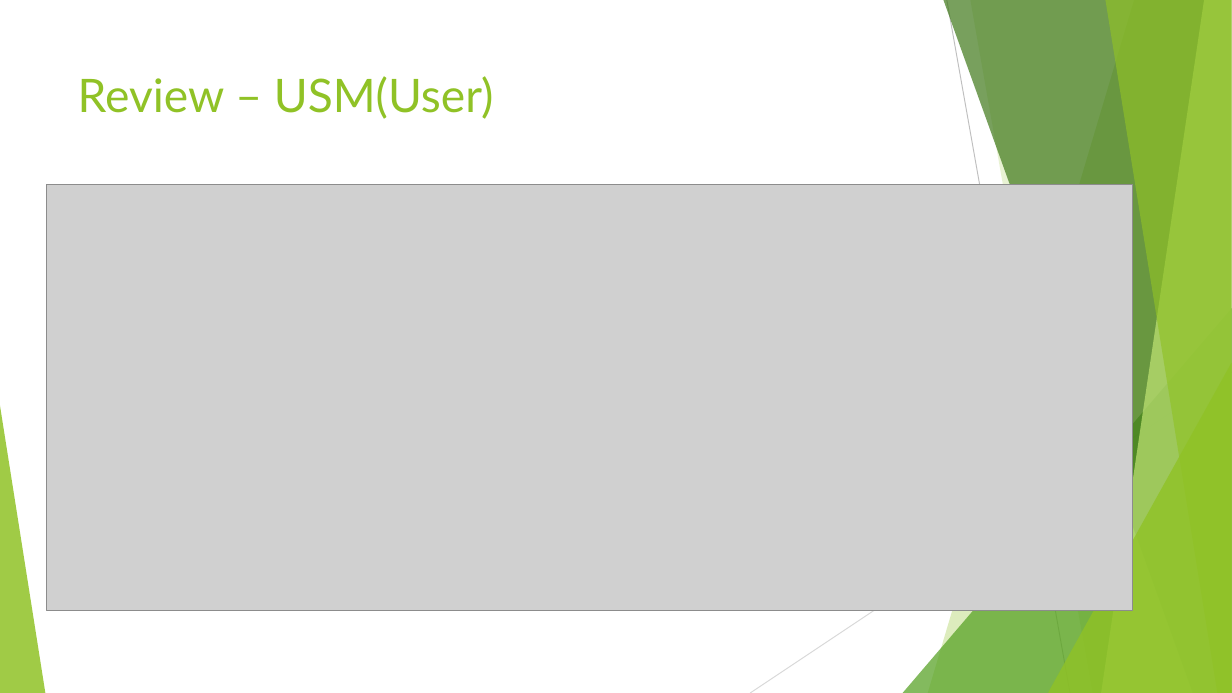
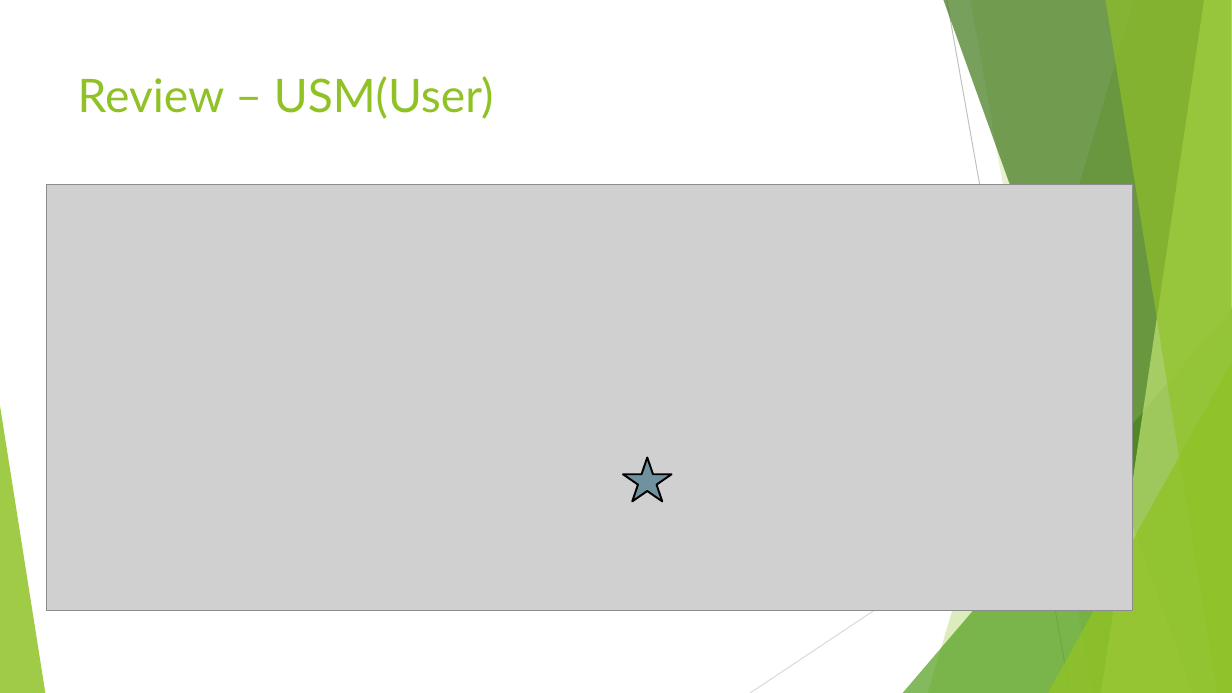
Before and after one commit to Konnie789/ENSE-470, a slide deck: slide 13 of Milestone 5/Milestone 5.ppt. Drawn at 1232x693 pixels with LibreOffice and Linux fonts; fonts in the diff are those of the drawing; grey boxes stand for pictures. Boxes give left, top, right and bottom in pixels: in the first picture for what was removed or moved away, otherwise in the second. Text is boxed around its words. In the diff, an @@ line names an element or a change of style, - is before the commit and + after.

Commit message:
added in progress star to user story map

```diff
--- a/Milestone 5/Milestone 5.ppt
+++ b/Milestone 5/Milestone 5.ppt
@@ freeform shape added at box(622, 457, 671, 501), fill #6F91A0, outline #000000 1.5 pt @@
```
